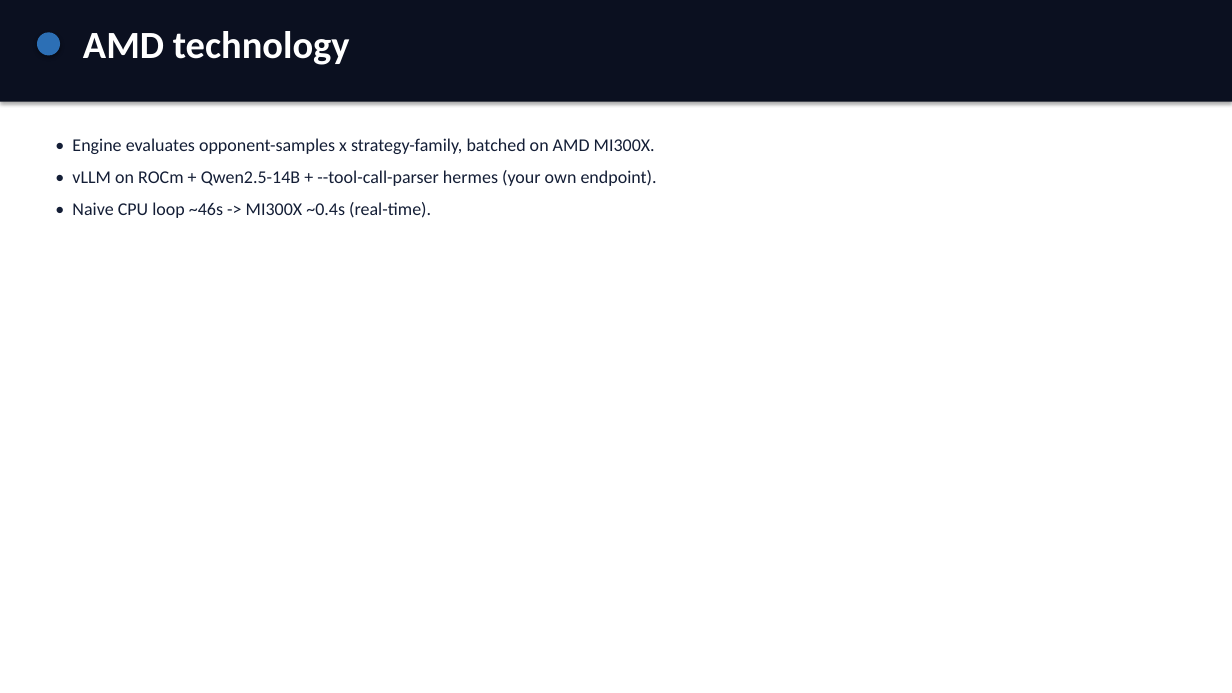
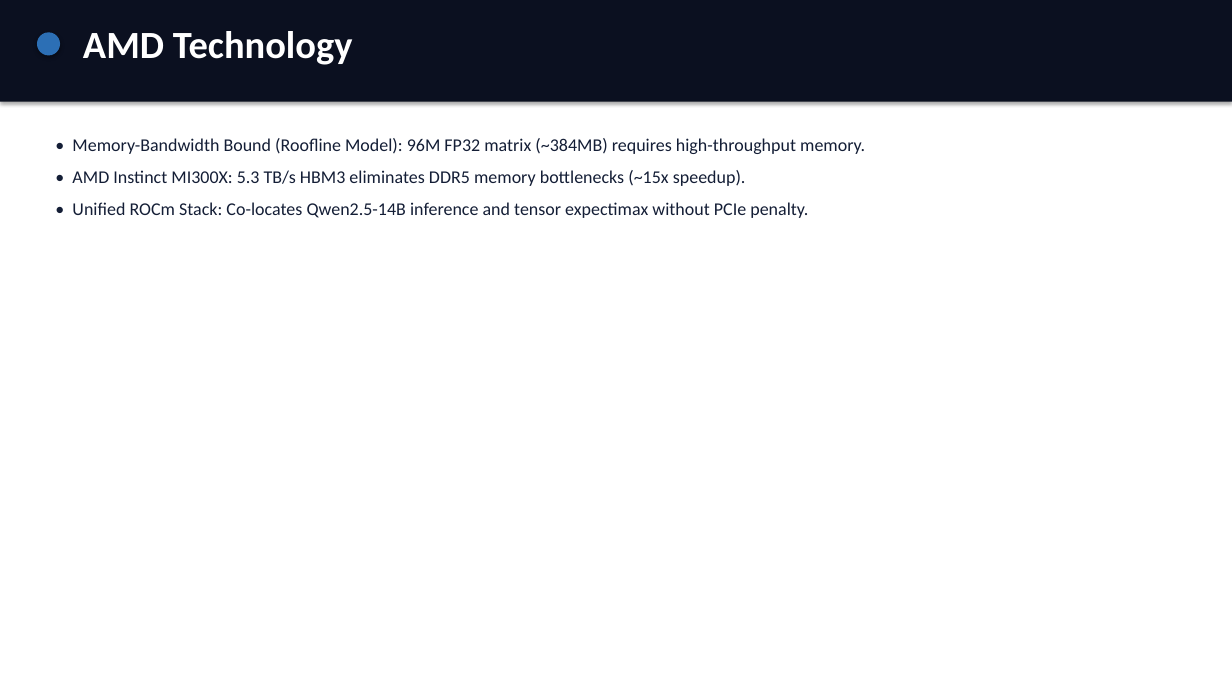
Before and after one commit to Fu93/tradeflow-ai, a slide deck: slide 7 of results/pitch.pptx. Drawn at 1232x693 pixels with LibreOffice and Linux fonts; fonts in the diff are those of the drawing. Boxes give left, top, right and bottom in pixels: in the first picture for what was removed or moved away, otherwise in the second. Text is boxed around its words. In the diff, an @@ line names an element or a change of style, - is before the commit and + after.

```diff
--- a/results/pitch.pptx
+++ b/results/pitch.pptx
@@ text at (83,31,353,65): text changed @@
-AMD technology
+AMD Technology
@@ text at (72,138,865,218): text changed @@
-• Engine evaluates opponent-samples x strategy-family, batched on AMD MI300X.
-• vLLM on ROCm + Qwen2.5-14B + --tool-call-parser hermes (your own endpoint).
-• Naive CPU loop ~46s -> MI300X ~0.4s (real-time).
+• Memory-Bandwidth Bound (Roofline Model): 96M FP32 matrix (~384MB) requires high-throughput memory.
+• AMD Instinct MI300X: 5.3 TB/s HBM3 eliminates DDR5 memory bottlenecks (~15x speedup).
+• Unified ROCm Stack: Co-locates Qwen2.5-14B inference and tensor expectimax without PCIe penalty.
```
Also in this commit, not shown: 5 other slides changed, 4 slides added, 4 slides removed, 2 other files.
